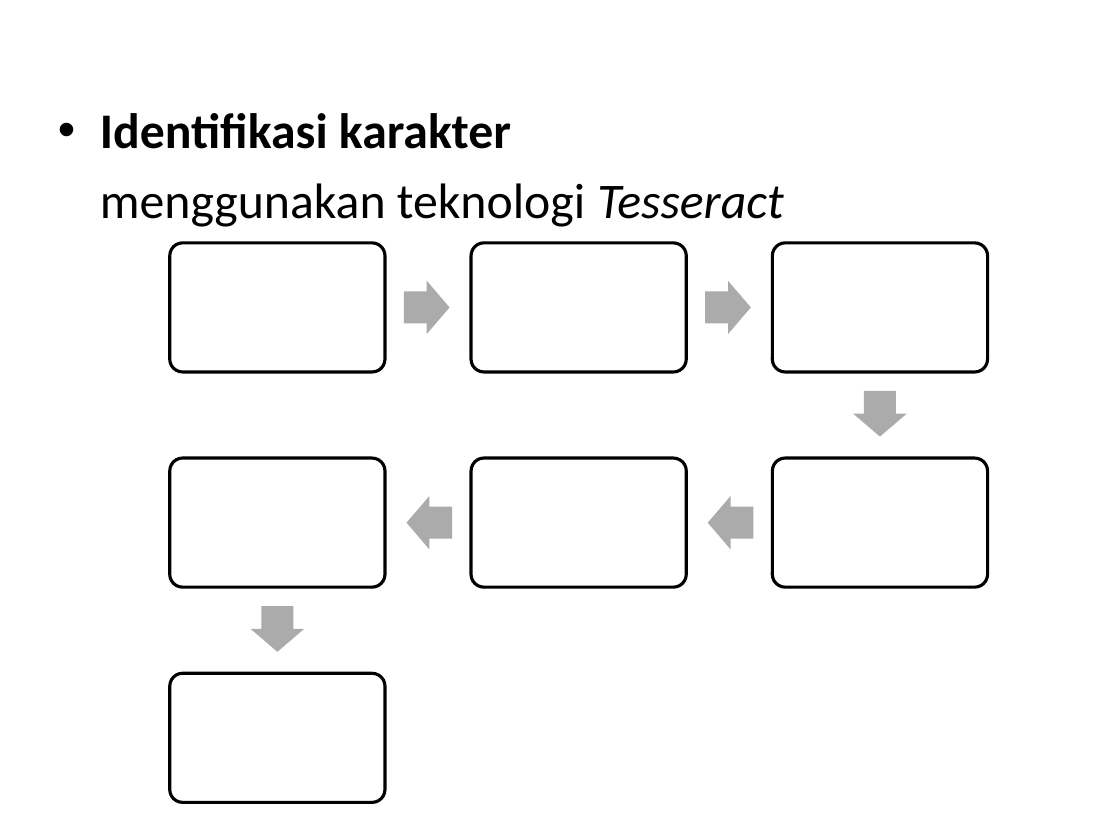
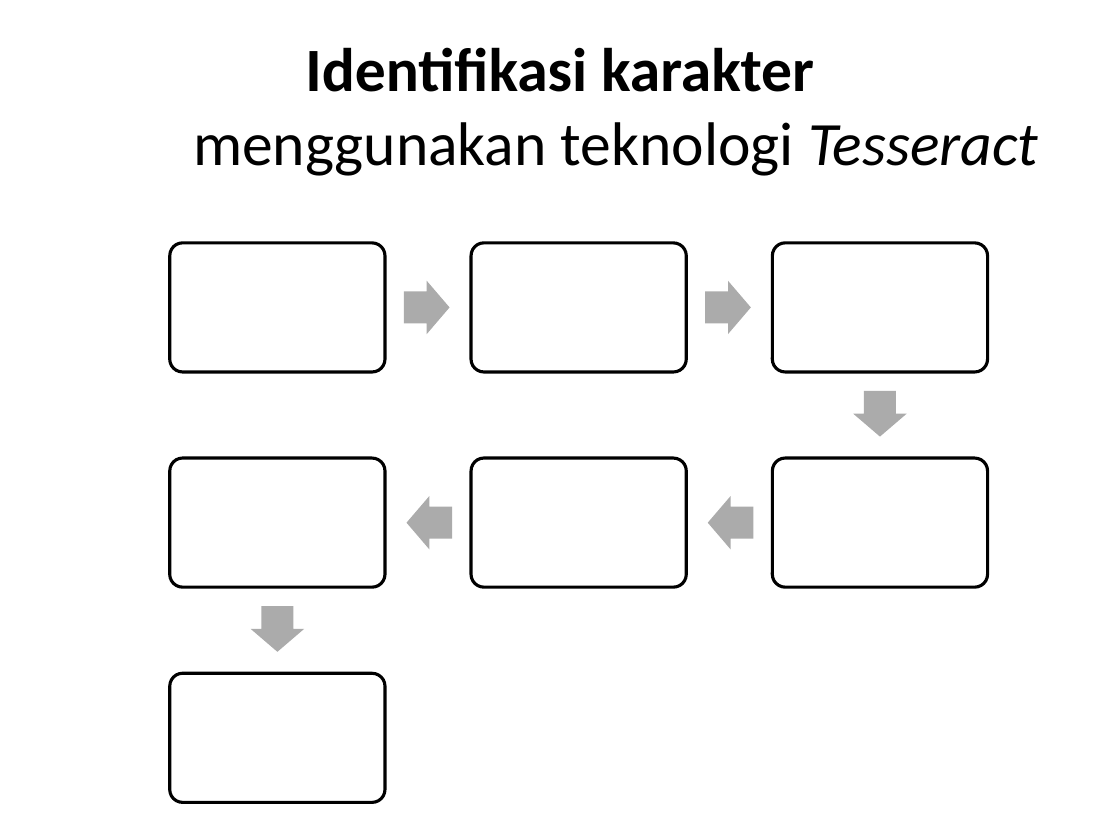
Before and after one commit to tbalci/pln-pcd, a slide deck: slide 8 of presentasi PCD.pptx (slide 6 before the commit). Drawn at 1120x840 pixels with LibreOffice and Linux fonts; fonts in the diff are those of the drawing. Boxes give left, top, right and bottom in pixels: in the first picture for what was removed or moved away, otherwise in the second. Text is boxed around its words. In the diff, an @@ line names an element or a change of style, - is before the commit and + after.

```diff
--- a/presentasi PCD.pptx
+++ b/presentasi PCD.pptx
@@ title "Identifikasi karakter menggunakan teknologi Tesseract" at (193,47,1038,176): vertical alignment top to middle @@
@@ title at (193,47,1038,176): text changed; size 32 to 39.6 pt @@
-• Identifikasi karakter
-menggunakan teknologi Tesseract
+Identifikasi karakter
+menggunakan teknologi Tesseract
```
Also in this commit, not shown: 4 other slides changed, 8 slides added, 2 slides removed.
